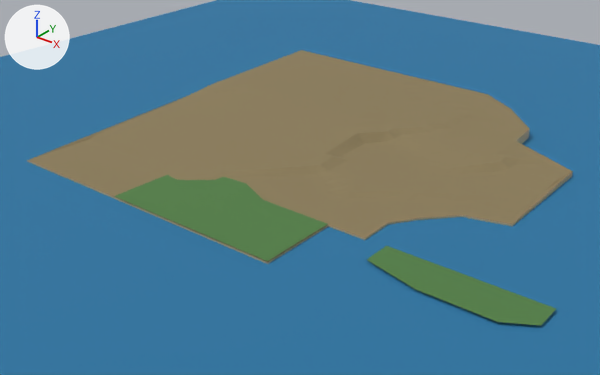
Renders of the glTF model assets/environment/city_square/coast_and_terrain.glb from each side of a commit.
Camera for both pictures: a 50 mm lens placed at (274.0, -443.0, 241.0), pointed at (-60.0, -25.0, -18.0). Lighting does not change. The marker at upper left points along +X, +Y and +Z. The first picture is the older version. Vertices at exactly the same position are counted once.

Names of what the first picture shows: 'CoastalCliffs', 'GardenGrass', 'HarbourIsland', 'TownLand', 'Water'.
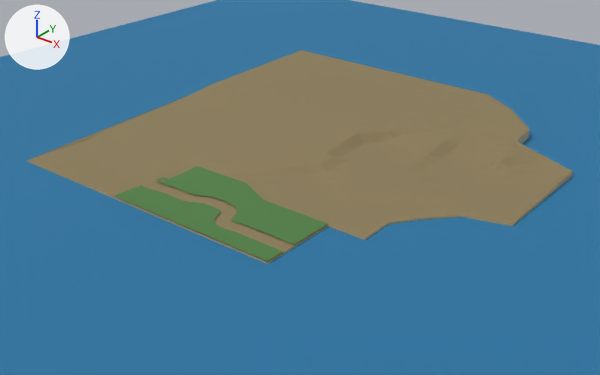
Changed parts and their boxes (x1, y1, x2, y2) in the pictures (600 x 375 px):
'GardenGrass', reshaped: before (115, 175, 327, 261); after (115, 166, 328, 261)
'HarbourIsland', deleted (green): before (367, 246, 556, 326)

The change, as a diff of the scene's bpy script:
```diff
--- a/assets/environment/city_square/coast_and_terrain.glb.py
+++ b/assets/environment/city_square/coast_and_terrain.glb.py
@@ me_gardengrass @@
 # used by ob_gardengrass; location = (0.0, 0.0, 0.0)
-me_gardengrass.from_pydata(...)  # 6 vertices, 4 faces; spans x -120.0..10.5, y -142.5..-75.0, z 1.9
+me_gardengrass.from_pydata(...)  # 1900 vertices, 3476 faces; spans x -120.0..10.5, y -142.5..-75.0, z 2.0..3.7
+# me_gardengrass part 1: 6 vertices removed from x -120.0..10.5, y -142.5..-75.0, z 1.9; 1900 vertices added at x -120.0..10.5, y -142.5..-75.0, z 2.0..3.7
 me_gardengrass.materials.append(mat_city_grass)
@@ ob_harbourisland @@
-ob_harbourisland = bpy.data.objects.new('HarbourIsland', me_harbourisland)
-ob_harbourisland.location = (0.0, 0.0, 0.0)
```
